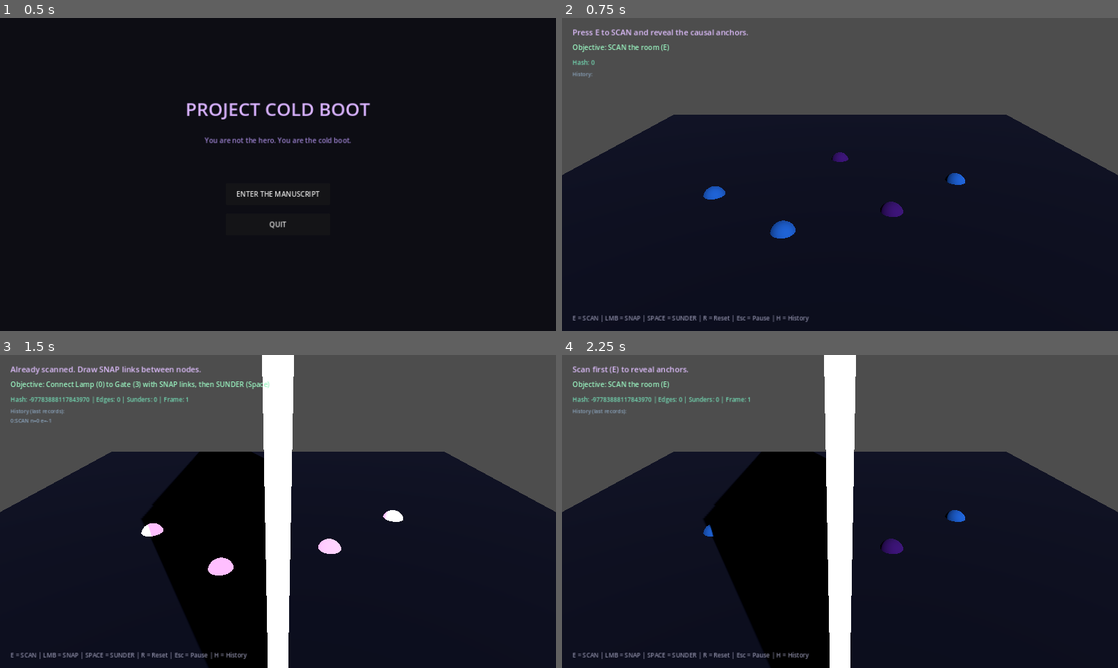
Above: before the commit, frames 1-4 (two rows, left to right).
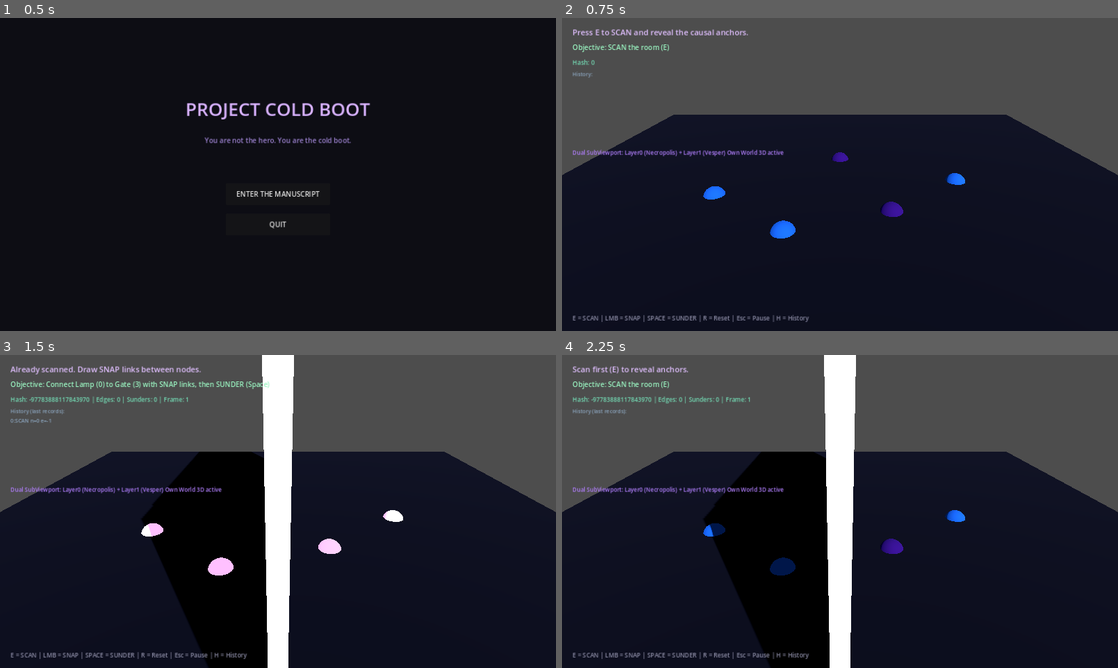
Above: after the commit, the same moments.

Repository: beyond-repair/Project-Cold-Boot
Game: Godot game, scene res://scenes/main_menu/MainMenu.tscn
Same seed, same stepped clock (60 frames per second), same inputs: the game is played once before the commit and once after it.
Inputs (mouse positions are in pixels of both pictures, inside the frame that each line leads up to):
- Up to frame 1 (0.5 s): no input
- Up to frame 2 (0.75 s): click "ENTER THE MANUSCRIPT" at 0.5 s
- Up to frame 3 (1.5 s): tap E (scan) at 1.25 s; move the mouse to (400, 495) at 1.27 s; hold E (scan) from 1.28 s (still down); click (400, 495) at 1.42 s
- Up to frame 4 (2.25 s): tap R (reset_demo) at 2 s; move the mouse to (728, 527) at 2.02 s; release E (scan) at 2.03 s; tap Space (sunder) at 2.1 s; click (728, 527) at 2.17 s

Frame 1 is identical in both runs. In frame 2, 1.1% of the frame differs, in the area x 1-73%, y 42-71%; in frame 3, 0.4%; in frame 4, 1.0%.

Commit message:
Cycle 3: Dual SubViewport scaffold (Own World 3D) for Layer 0 / Layer 1
- SubViewport_Layer0 and SubViewport_Layer1 with own_world_3d = true
- Separate WorldEnvironment placeholders for gothic vs cyber-noir
- Camera sync stub and compositor placeholder
- Existing playable graph remains functional on main world
- Architecture alignment notes and self-review updated

Diff:
--- a/godot/scenes/vertical_slice/VerticalSlice.tscn
+++ b/godot/scenes/vertical_slice/VerticalSlice.tscn
@@ -37,6 +37,21 @@
 emission = Color(0.55, 0.2, 0.85, 1)
 emission_energy_multiplier = 2.0
 
+[sub_resource type="Environment" id="Env_Layer0"]
+background_mode = 1
+background_color = Color(0.02, 0.01, 0.03, 1)
+ambient_light_source = 2
+ambient_light_color = Color(0.25, 0.1, 0.35, 1)
+ambient_light_energy = 0.4
+
+[sub_resource type="Environment" id="Env_Layer1"]
+background_mode = 1
+background_color = Color(0.01, 0.02, 0.05, 1)
+ambient_light_source = 2
+ambient_light_color = Color(0.1, 0.25, 0.45, 1)
+ambient_light_energy = 0.5
+glow_enabled = true
+
 [node name="VerticalSlice" type="Node3D"]
 script = ExtResource("1")
 
@@ -76,6 +91,32 @@
 mesh = SubResource("Capsule_sable")
 surface_material_override/0 = SubResource("Mat_sable")
 visible = false
+
+[node name="DualLayerViewports" type="Node3D" parent="."]
+
+[node name="SubViewport_Layer0" type="SubViewport" parent="DualLayerViewports"]
+own_world_3d = true
+size = Vector2i(640, 360)
+render_target_update_mode = 4
+
+[node name="WorldEnvironment_L0" type="WorldEnvironment" parent="DualLayerViewports/SubViewport_Layer0"]
+environment = SubResource("Env_Layer0")
+
+[node name="Camera3D_L0" type="Camera3D" parent="DualLayerViewports/SubViewport_Layer0"]
+transform = Transform3D(1, 0, 0, 0, 0.906, 0.423, 0, -0.423, 0.906, 0, 5, 9)
+fov = 52.0
+
+[node name="SubViewport_Layer1" type="SubViewport" parent="DualLayerViewports"]
+own_world_3d = true
+size = Vector2i(640, 360)
+render_target_update_mode = 4
+
+[node name="WorldEnvironment_L1" type="WorldEnvironment" parent="DualLayerViewports/SubViewport_Layer1"]
+environment = SubResource("Env_Layer1")
+
+[node name="Camera3D_L1" type="Camera3D" parent="DualLayerViewports/SubViewport_Layer1"]
+transform = Transform3D(1, 0, 0, 0, 0.906, 0.423, 0, -0.423, 0.906, 0, 5, 9)
+fov = 52.0
 
 [node name="UI" type="CanvasLayer" parent="."]
 
@@ -115,14 +156,23 @@
 theme_override_font_sizes/font_size = 12
 text = "History:"
 
+[node name="LayerLabel" type="Label" parent="UI"]
+offset_left = 24.0
+offset_top = 300.0
+offset_right = 500.0
+offset_bottom = 340.0
+theme_override_colors/font_color = Color(0.7, 0.5, 1, 1)
+theme_override_font_sizes/font_size = 13
+text = "Dual SubViewport: Layer0 (Necropolis) + Layer1 (Vesper) Own World 3D active"
+
 [node name="HelpLabel" type="Label" parent="UI"]
 offset_left = 24.0
 offset_top = 680.0
-offset_right = 900.0
+offset_right = 1000.0
 offset_bottom = 710.0
 theme_override_colors/font_color = Color(0.55, 0.55, 0.65, 1)
 theme_override_font_sizes/font_size = 14
-text = "E = SCAN | LMB = SNAP | SPACE = SUNDER | R = Reset | Esc = Pause | H = Toggle History"
+text = "E = SCAN | LMB = SNAP | SPACE = SUNDER | R = Reset | Esc = Pause | H = History"
 
 [node name="WinPanel" type="PanelContainer" parent="UI"]
 visible = false
--- a/godot/scripts/vertical_slice/VerticalSlice.gd
+++ b/godot/scripts/vertical_slice/VerticalSlice.gd
@@ -1,5 +1,5 @@
 extends Node3D
-## Vertical Slice controller — Cycle 2 (history panel + dual-layer readiness).
+## Vertical Slice — Cycle 3: Dual SubViewport scaffold active.
 
 @onready var status_label: Label = $UI/StatusLabel
 @onready var help_label: Label = $UI/HelpLabel
@@ -13,6 +13,9 @@
 @onready var bleed_seam: MeshInstance3D = $BleedSeam
 @onready var win_panel: Control = $UI/WinPanel
 @onready var pause_panel: Control = $UI/PausePanel
+@onready var cam_main: Camera3D = $Camera3D
+@onready var cam_l0: Camera3D = $DualLayerViewports/SubViewport_Layer0/Camera3D_L0
+@onready var cam_l1: Camera3D = $DualLayerViewports/SubViewport_Layer1/Camera3D_L1
 
 var selected_node: int = -1
 var node_meshes: Dictionary = {}
@@ -36,6 +39,12 @@
 	_update_objective()
 	_update_ui("Press E to SCAN and reveal the causal anchors.")
 	help_label.text = "E = SCAN | LMB = SNAP | SPACE = SUNDER | R = Reset | Esc = Pause | H = History"
+
+func _process(_delta: float) -> void:
+	# Keep dual-layer cameras in sync with main camera (Architecture requirement)
+	if cam_main and cam_l0 and cam_l1:
+		cam_l0.global_transform = cam_main.global_transform
+		cam_l1.global_transform = cam_main.global_transform
 
 func _unhandled_input(event: InputEvent) -> void:
 	if event.is_action_pressed("pause_menu"):
Not shown: 1 places in godot/scenes/vertical_slice/VerticalSlice.tscn that only renumber resources
Not shown, changed: docs/SELF_REVIEW.md
Not shown, changed: docs/STATUS.md
